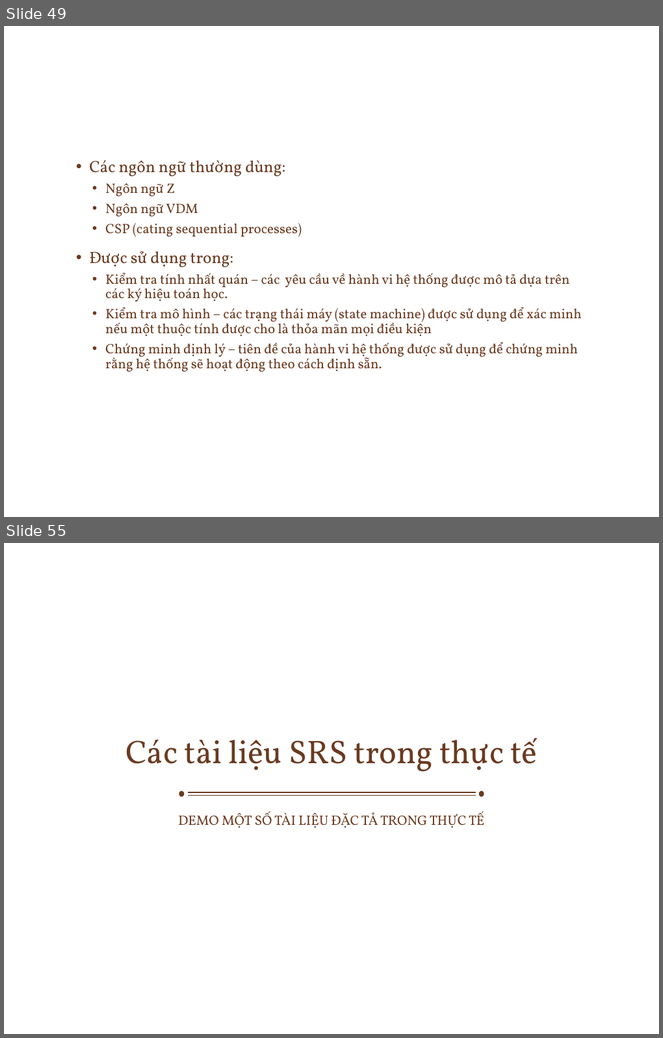
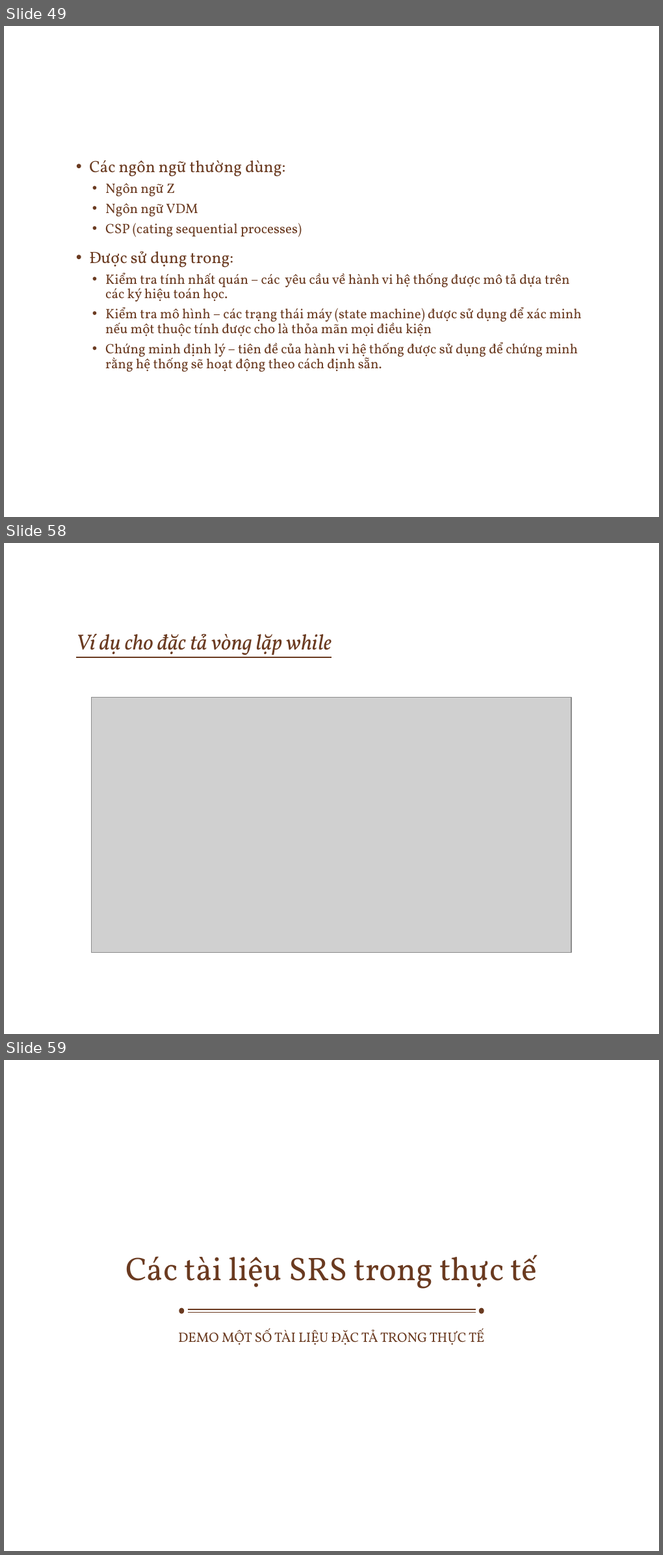
Before and after one commit to ChrisJamison/seminar_cnpm, a slide deck: Seminar/Software Requirement.pptx. Shown one above the other, each under a label of ours: slides 49 and 55 before the commit, slides 49, 58 and 59 after it; the slides between them are not shown. The pictures are 663x1038 and 663x1555 pixels, drawn with LibreOffice and Linux fonts; fonts in the diff are those of the drawing; grey boxes stand for pictures; background and template pictures are left out. Boxes give left, top, right and bottom in pixels: in the first picture for what was removed or moved away, otherwise in the second. Text is boxed around its words. In the diff, an @@ line names an element or a change of style, - is before the commit and + after.

```diff
--- a/Seminar/Software Requirement.pptx
+++ b/Seminar/Software Requirement.pptx
@@ slide 58 added at (x1=4, y1=543, x2=659, y2=1034), background picture (left out) @@
@@ title added at (x1=76, y1=634, x2=332, y2=658), 24 pt, text #6A3A20, italic, underline @@
+Ví dụ cho đặc tả vòng lặp while
@@ picture added at (x1=92, y1=697, x2=571, y2=953) @@
@@ what was slide 55 is now slide 59 @@
```
Also in this commit, not shown: 10 slides changed, 4 other slides added, 1 slide removed.
